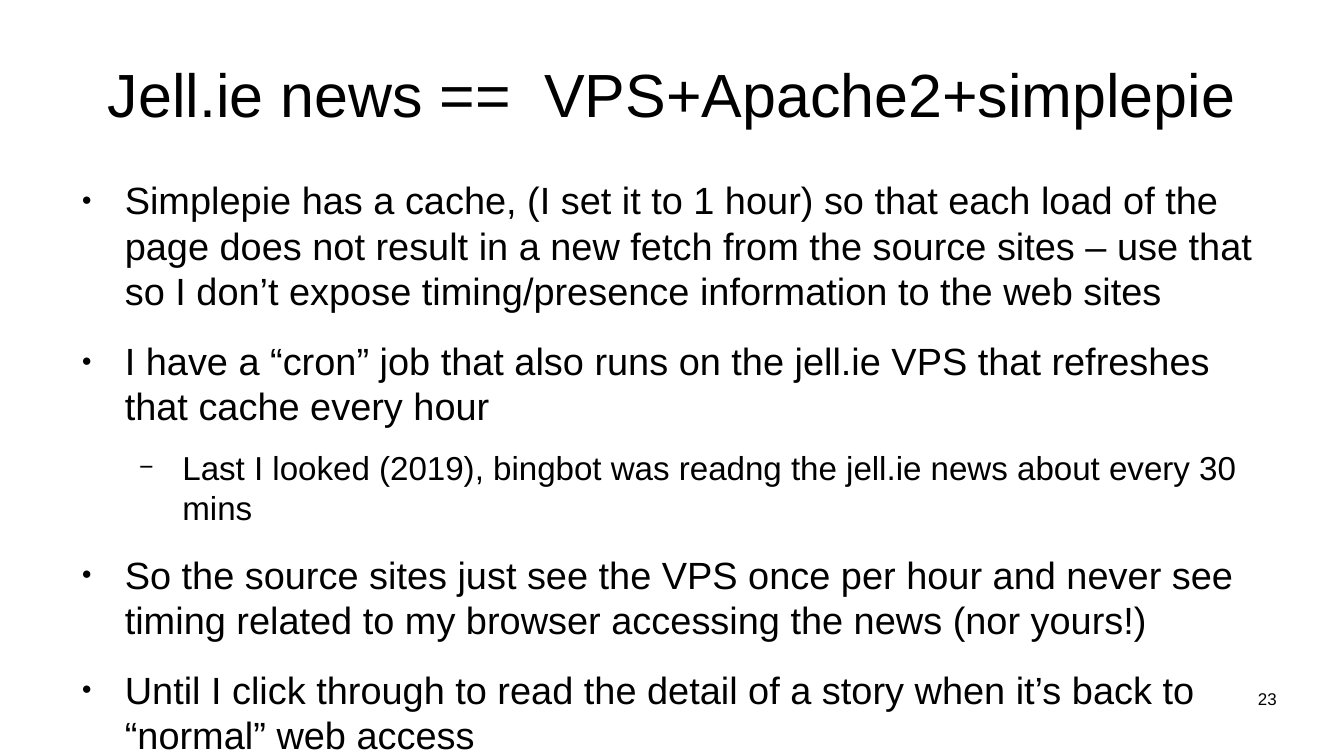
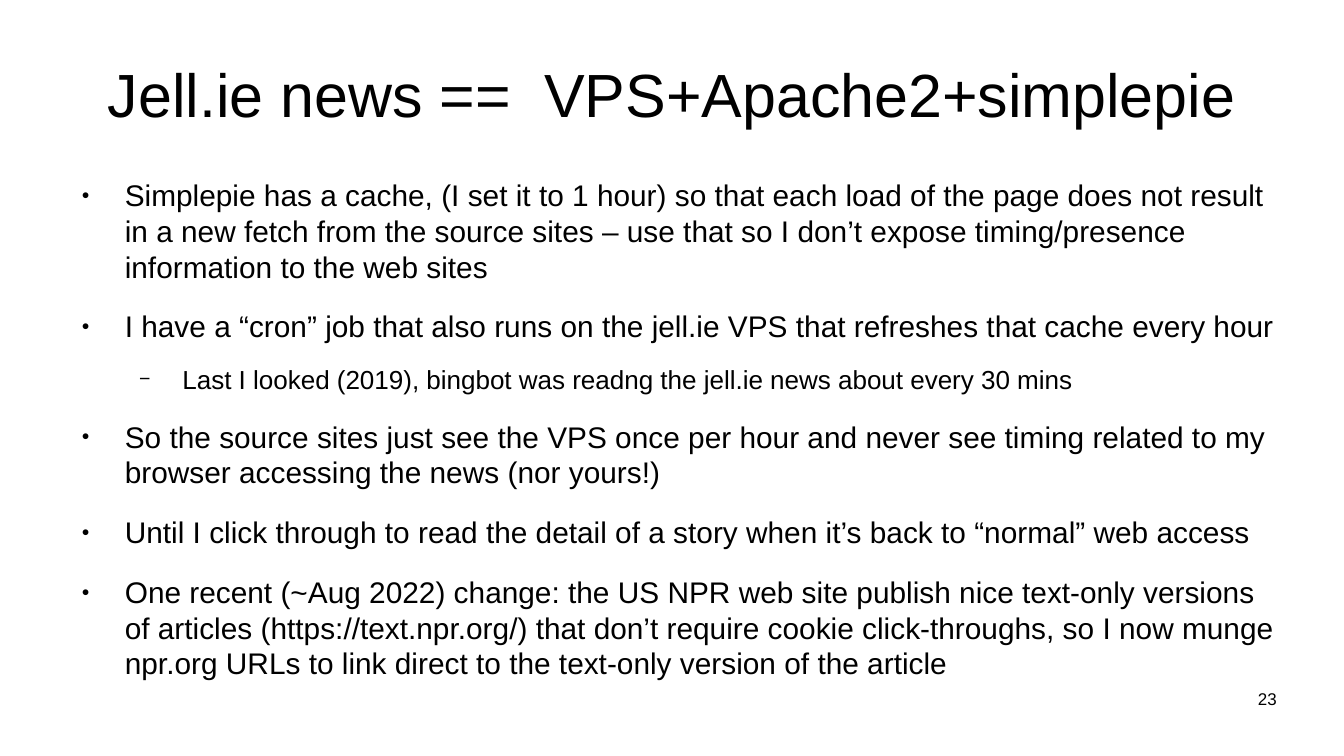
Before and after one commit to sftcd/witidtm, a slide deck: slide 23 of lectures/2022-2023/300-jellie.odp. Drawn at 1344x756 pixels with LibreOffice and Linux fonts; fonts in the diff are those of the drawing. Boxes give left, top, right and bottom in pixels: in the first picture for what was removed or moved away, otherwise in the second. Text is boxed around its words. In the diff, an @@ line names an element or a change of style, - is before the commit and + after.

```diff
--- a/lectures/2022-2023/300-jellie.odp
+++ b/lectures/2022-2023/300-jellie.odp
@@ text at bbox=[125, 184, 1273, 549]: size 22.4 to 17.6 pt in "Simplepie has a cache, (I set it ...", "I have a “cron” job that also ...", "So the source sites just see the ...", "Until I click through to read the ..."; size 19.6 to 15.4 pt in "Last I looked (2019), bingbot was readng ..." @@
@@ text at bbox=[125, 581, 1273, 680]: paragraph added @@
+● One recent (~Aug 2022) change: the US NPR web site publish nice text-only versions of articles (https://text.npr.org/) that don’t require cookie click-throughs, so I now munge npr.org URLs to link direct to the text-only version of the article
```
Also in this commit, not shown: 1 other file.
